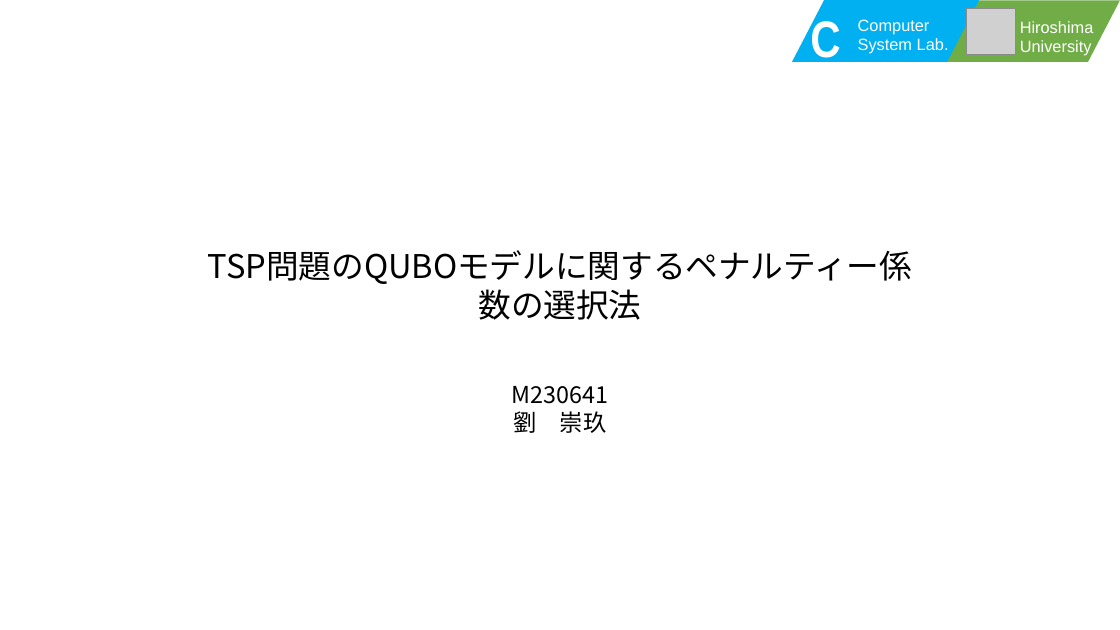
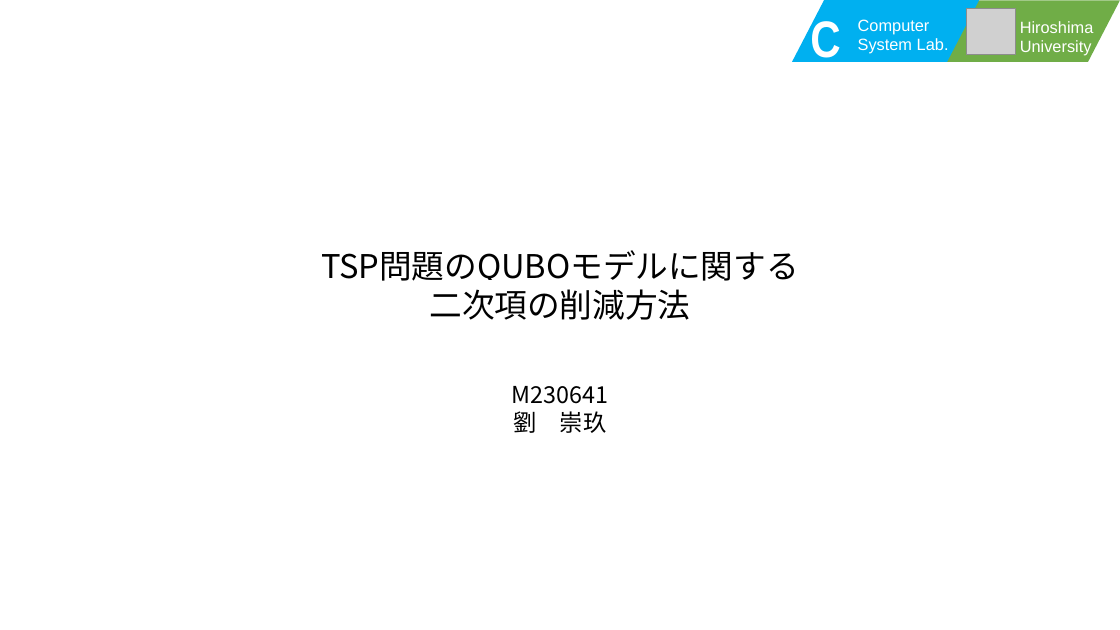
Before and after one commit to Legolas9999/chuukann, a slide deck: slide 1 of 中間発表改.pptx. Drawn at 1120x630 pixels with LibreOffice and Linux fonts; fonts in the diff are those of the drawing; grey boxes stand for pictures. Boxes give left, top, right and bottom in pixels: in the first picture for what was removed or moved away, otherwise in the second. Text is boxed around its words. In the diff, an @@ line names an element or a change of style, - is before the commit and + after.

```diff
--- a/中間発表改.pptx
+++ b/中間発表改.pptx
@@ text at (321, 250, 799, 320): text changed @@
-TSP問題のQUBOモデルに関するペナルティー係数の選択法
+TSP問題のQUBOモデルに関する
+二次項の削減方法
```
Also in this commit, not shown: 5 other slides changed, 1 slide added, 5 slides removed.
